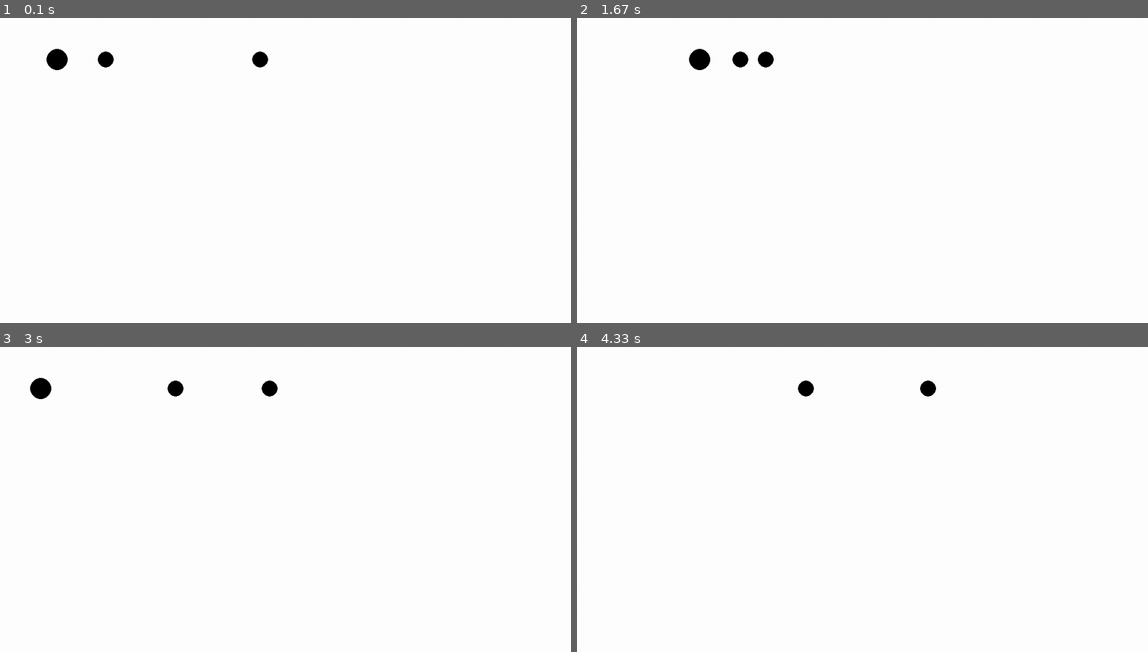
Above: before the commit, frames 1-4 (two rows, left to right).
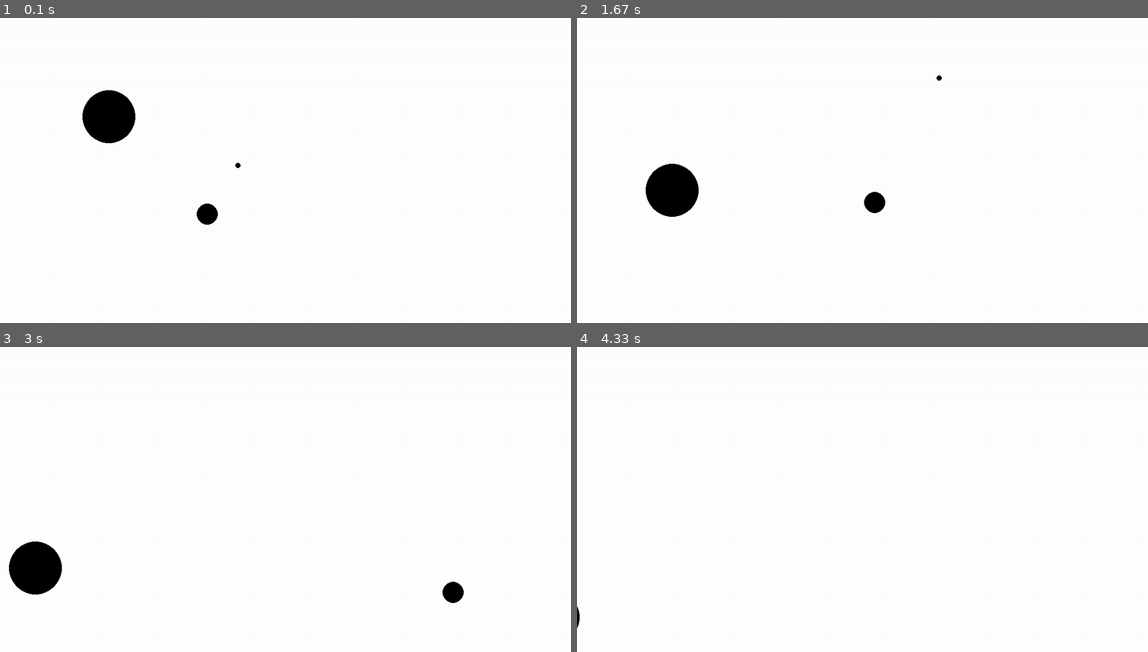
Above: after the commit, the same moments.

Repository: hoischreck/Physics-Engine-2D-CodeNightHPI
Game: pygame game, started from main.py
Same seed, same stepped clock (60 frames per second), same inputs: the game is played once before the commit and once after it.
Inputs:
- Up to frame 1 (0.1 s): no input
- Up to frame 2 (1.67 s): no input
- Up to frame 3 (3 s): no input
- Up to frame 4 (4.33 s): no input

The runs differ from the first frame. In frame 1, 2.0% of the frame differs, in the area x 8-47%, y 10-68%; in frame 2, 1.9%; in frame 3, 1.9%; in frame 4, 0.3%.

Commit message:
Implemented circle to circle collision with angles

Diff:
--- a/PygameCollection/math.py
+++ b/PygameCollection/math.py
@@ -272,7 +272,7 @@
 		if v.enclosedAngle(normVec) > pi / 2:
 			normVec.toCounter()  # todo: change logic to return a new vector?
 		v = Vector2D.fromSymReflection(v, normVec)
-		v.toUnitVec()
+		# v.toUnitVec()
 		v.toCounter()
 		return v
 
--- a/main.py
+++ b/main.py
@@ -1,8 +1,10 @@
 from __future__ import annotations
+
+from numpy import tan
 
 from PygameCollection.game import Base2DGame
 from PygameCollection.gameObjects import GraphicalObj
-from PygameCollection.math import Vector2D
+from PygameCollection.math import Line2D, Vector2D
 from abc import ABC, abstractmethod
 import pygame
 pygame.init()
@@ -39,9 +41,11 @@
             ) / (
                 self.mass + other.mass
             )
+            tangentLine = Line2D(self.pos,other.pos)
 
             # calculate difference between new speed and current speed
             diff = v - self.v
+            diff = tangentLine.reflectVector(diff)
 
             self.step_acc = self.step_acc + diff
 
@@ -107,13 +111,13 @@
     def setup(self):
         self.physicsManager = PhysicsManager()
         self.physicsManager.addObj(
-            PhysicsCircle(self, pos=Vector2D(100, 100), velocity=Vector2D(20, 0), mass=500, radius=20)
+            PhysicsCircle(self, pos=Vector2D(400, 400), velocity=Vector2D(-20, -20), mass=200, radius=20)
         )
         self.physicsManager.addObj(
-            PhysicsCircle(self, pos=Vector2D(200, 100), velocity=Vector2D(1, 0), mass=50, radius=15)
+            PhysicsCircle(self, pos=Vector2D(450, 300), velocity=Vector2D(1, 2), mass=50, radius=5)
         )
         self.physicsManager.addObj(
-            PhysicsCircle(self, pos=Vector2D(500, 100), velocity=Vector2D(-20, 0), mass=500, radius=15)
+            PhysicsCircle(self, pos=Vector2D(200, 200), velocity=Vector2D(15, 20), mass=500, radius=50)
         )
 
         self.drawingQueue.append(self.physicsManager)
